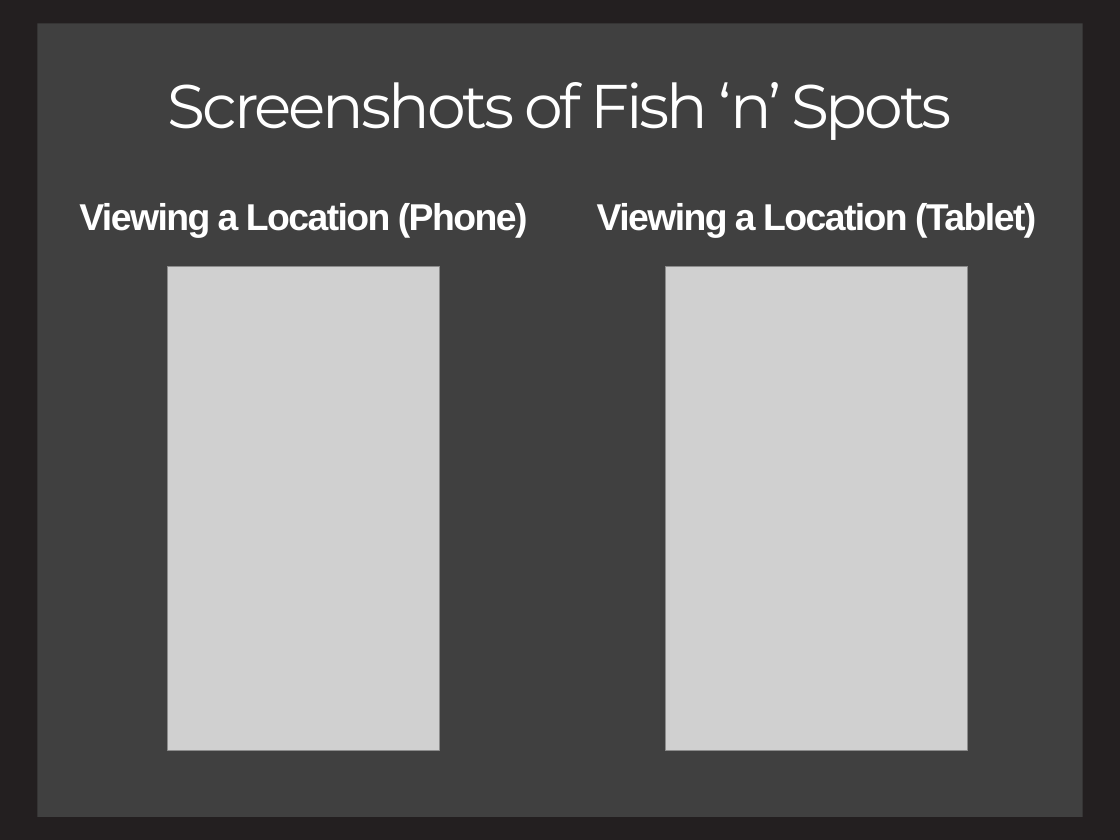
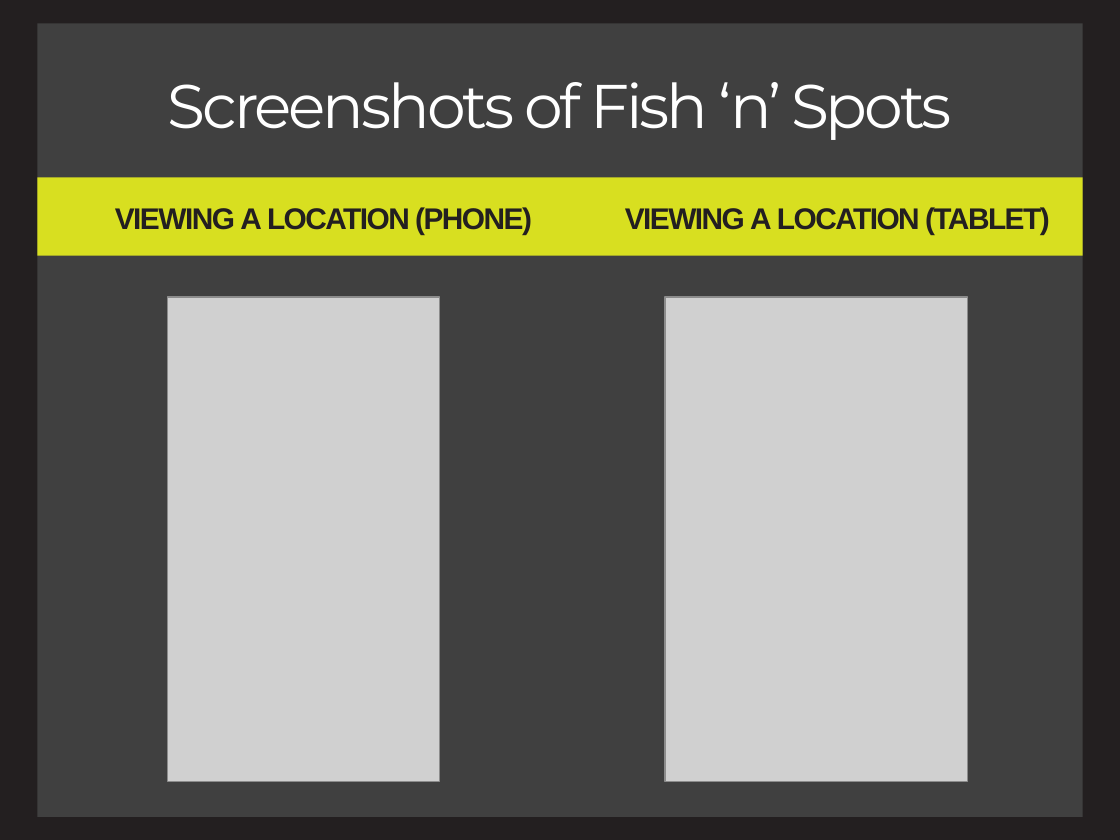
Before and after one commit to charlesmadere/FishnStore, a slide deck: slide 10 of documents/Presentation.pptx (slide 8 before the commit). Drawn at 1120x840 pixels with LibreOffice and Linux fonts; fonts in the diff are those of the drawing; grey boxes stand for pictures. Boxes give left, top, right and bottom in pixels: in the first picture for what was removed or moved away, otherwise in the second. Text is boxed around its words. In the diff, an @@ line names an element or a change of style, - is before the commit and + after.

Commit message:
presentation update, style and content added

```diff
--- a/documents/Presentation.pptx
+++ b/documents/Presentation.pptx
@@ rectangle added at [37, 177, 1082, 255], fill #D8DF20 @@
@@ text "viewing a location (phone)" at [115, 207, 532, 235]: vertical alignment top to middle @@
@@ text "viewing a location (tablet)" at [625, 207, 1050, 235]: vertical alignment top to middle @@
@@ text at [115, 207, 532, 235]: text changed; text colour #FFFFFF to #231F20 @@
-Viewing a Location (Phone)
+viewing a location (phone)
@@ text at [625, 207, 1050, 235]: text changed; text colour #FFFFFF to #231F20 @@
-Viewing a Location (Tablet)
+viewing a location (tablet)
@@ picture: place and size @@
-picture at [167, 267, 439, 750]
+picture at [167, 297, 439, 781]
@@ picture: place and size @@
-picture at [665, 267, 968, 750]
+picture at [665, 297, 968, 781]
```
Also in this commit, not shown: 4 other slides changed, 3 slides added, 1 slide removed.
